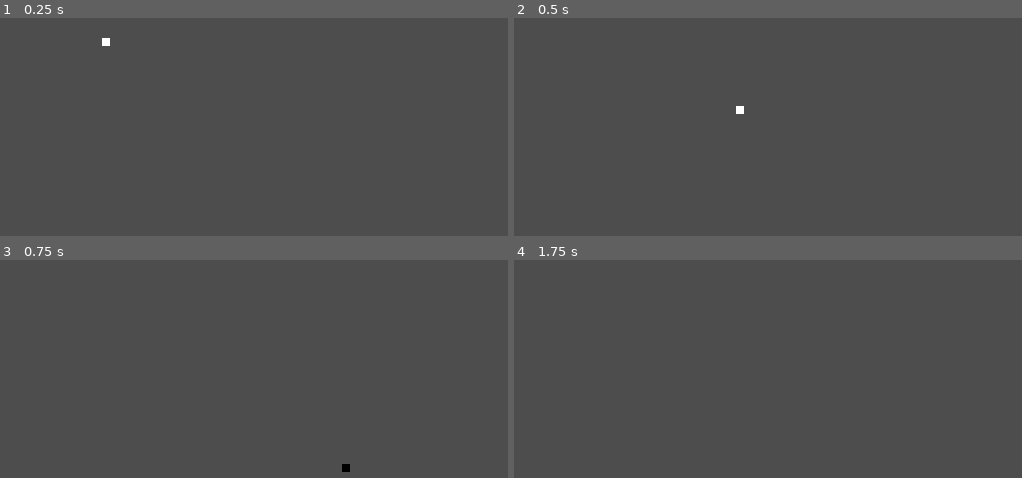
Above: before the commit, frames 1-4 (two rows, left to right).
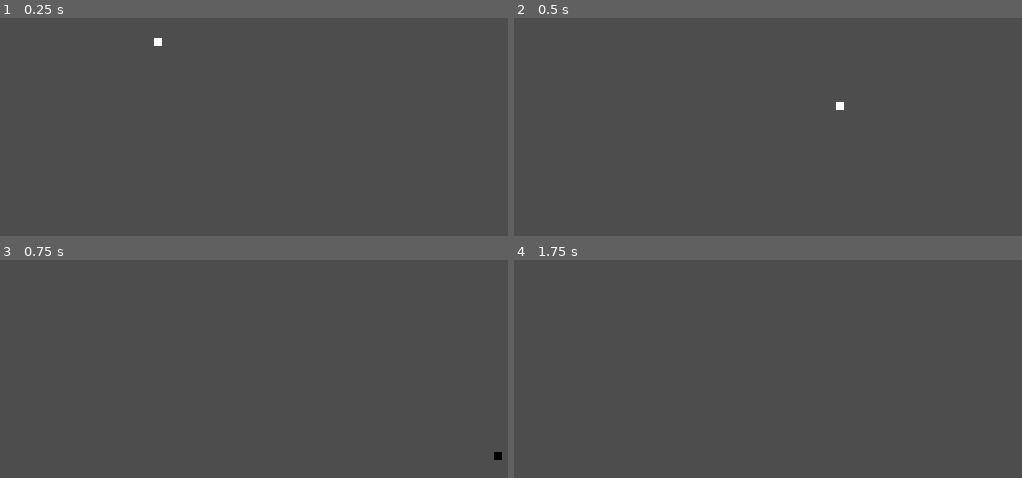
Above: after the commit, the same moments.

Repository: scottpetrovic/godot-choplifter-clone
Game: Godot game, scene res://Objects/EnemyBullet/EnemyBullet.tscn
Two runs of this game, one before a commit and one after it. Both use one fixed random seed, a clock stepped at 60 frames per second and the inputs below. This scene is started directly instead of the project's main scene.
Inputs:
- Up to frame 1 (0.25 s): no input
- Up to frame 2 (0.5 s): no input
- Up to frame 3 (0.75 s): tap Enter at 0.5 s; hold Right (ui_right) from 0.53 s (still down); tap Z (shoot) at 0.6 s
- Up to frame 4 (1.75 s): keep holding Right (ui_right); tap Up (ui_up) at 0.77, 1.52 s; tap Space at 1.25 s; tap Z (shoot) at 1.35 s

The runs differ from the first frame. In frame 1, 0.1% of the frame differs, in the area x 20-32%, y 9-13%; in frame 2, 0.1%; in frame 3, 0.1%; in frame 4, nothing differs.

Commit message:
Don't allow tank to shoot straight up

Diff:
--- a/Objects/BasicAAEnemy/basic_aa_enemy.tscn
+++ b/Objects/BasicAAEnemy/basic_aa_enemy.tscn
@@ -14,6 +14,7 @@
 
 [node name="AttackLogic" type="Node" parent="."]
 script = ExtResource("2_l4jop")
+is_tank_shooting = false
 
 [node name="CollisionShape2D" type="CollisionShape2D" parent="."]
 shape = SubResource("RectangleShape2D_3ptbe")
--- a/Objects/EnemyBullet/enemy_bullet.gd
+++ b/Objects/EnemyBullet/enemy_bullet.gd
@@ -2,8 +2,8 @@
 extends Area2D
 
 @onready var lifetime_timer: Timer = $LifetimeTimer
-const BULLET_SPEED = 120
-const GRAVITY = 180  # Adjust this value to control gravity strength
+const BULLET_SPEED = 170
+const GRAVITY = 170  # Adjust this value to control gravity strength
 var velocity: Vector2
 
 func _ready() -> void:
--- a/Objects/Tank/attack_logic.gd
+++ b/Objects/Tank/attack_logic.gd
@@ -1,6 +1,8 @@
 extends Node
 
 @export var lookout_range: int = 100
+@export var is_tank_shooting: bool = true
+
 @onready var gun: Node2D = $"../Gun"
 
 
@@ -9,6 +11,11 @@
 	# logic with when enemy will start following player based on distance
 	if is_player_in_range():
 		_follow_player('snap')
+	else:
+		# rotate gun at "resting" position when player not in range
+		# magic value looked about right
+		if is_tank_shooting:
+			gun.rotation_degrees = 85
 
 
 func is_player_in_range() -> bool:
@@ -20,6 +27,7 @@
 
 
 func _follow_player(type: String) -> void:
+
 	# follow very precisley
 	if type == 'precise':
 		gun.look_at(Constants.player_reference.global_position)
@@ -31,7 +39,13 @@
 		var degrees = rad_to_deg(angle)
 		var snapped_degrees = round(degrees / 45.0) * 45.0
 
-		# when snapped, can only fire at 45 degree angles facing up
-		if snapped_degrees == -45 || snapped_degrees == -90  || snapped_degrees == -135:
-			gun.rotation = deg_to_rad(snapped_degrees)
-			gun.rotation += PI/2 # fix for 2D sprites to align
+		# when snapped, can only fire at 45 degree angles
+		# tanks cannot fire straight up
+		if is_tank_shooting:
+			if snapped_degrees == -45 || snapped_degrees == -135:
+				gun.rotation = deg_to_rad(snapped_degrees)
+				gun.rotation += PI/2 # fix for 2D sprites to align
+		else:
+			if snapped_degrees == -45 || snapped_degrees == -90 || snapped_degrees == -135:
+				gun.rotation = deg_to_rad(snapped_degrees)
+				gun.rotation += PI/2 # fix for 2D sprites to align
--- a/Objects/TurretSmallEnemy/turret_small_enemy.tscn
+++ b/Objects/TurretSmallEnemy/turret_small_enemy.tscn
@@ -14,6 +14,7 @@
 
 [node name="AttackLogic" type="Node" parent="."]
 script = ExtResource("2_70u6j")
+is_tank_shooting = false
 
 [node name="CollisionShape2D" type="CollisionShape2D" parent="."]
 shape = SubResource("RectangleShape2D_3ptbe")
